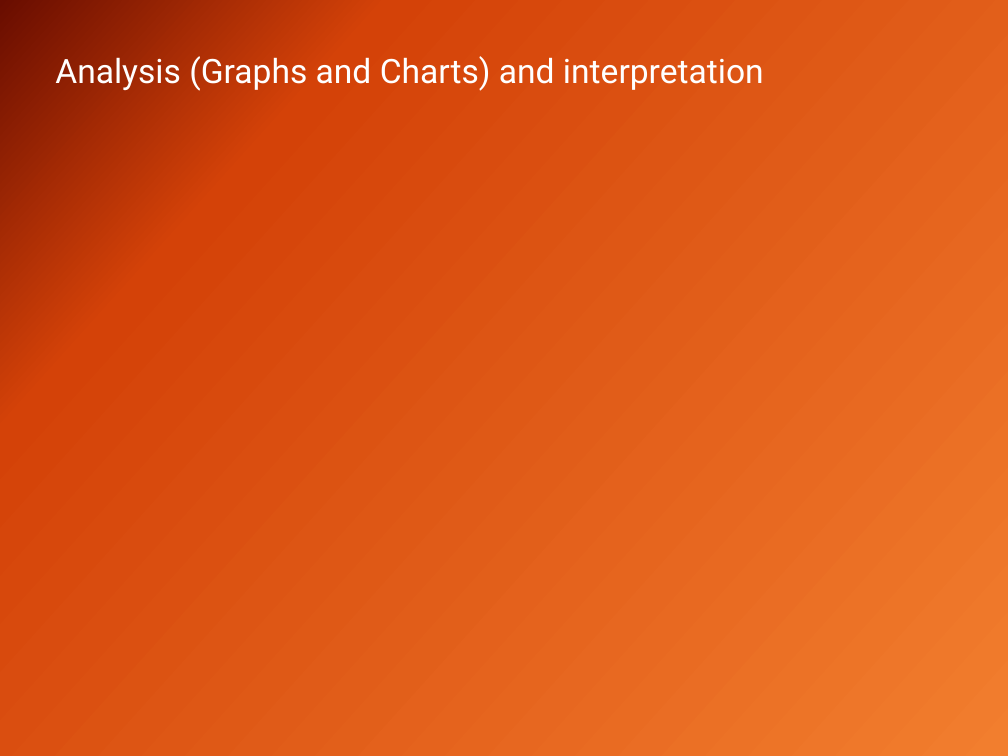
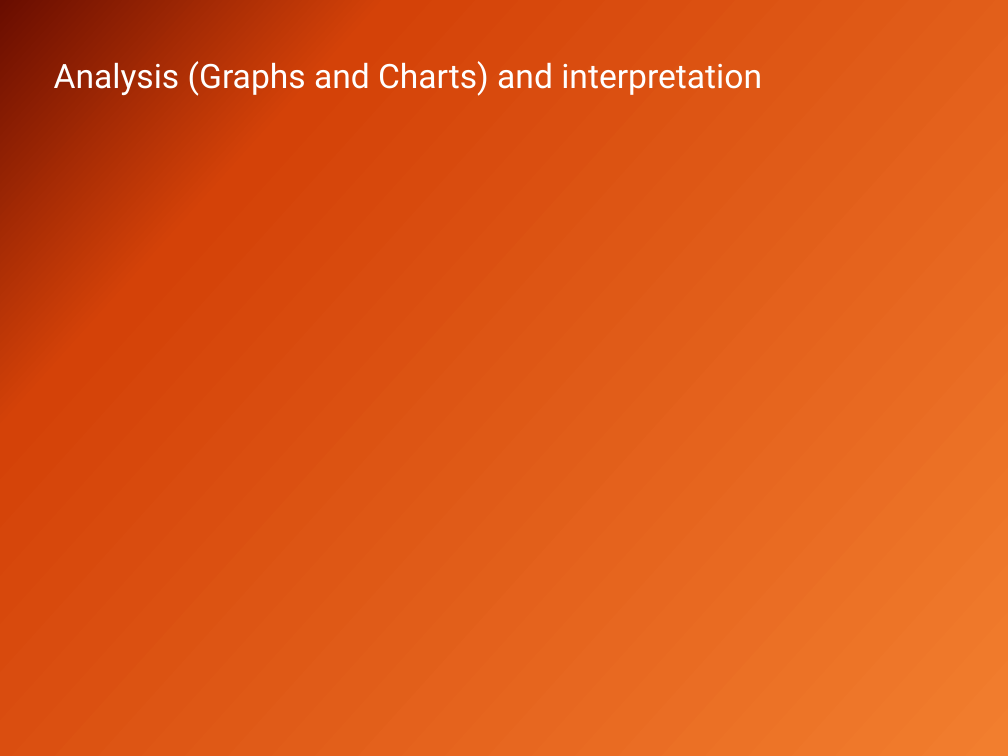
Before and after one commit to hem436/506761, a slide deck: slide 4 of MY CAPSTONE PROJECT-.pptx. Drawn at 1008x756 pixels with LibreOffice and Linux fonts; fonts in the diff are those of the drawing. Boxes give left, top, right and bottom in pixels: in the first picture for what was removed or moved away, otherwise in the second. Text is boxed around its words. In the diff, an @@ line names an element or a change of style, - is before the commit and + after.

```diff
--- a/MY CAPSTONE PROJECT-.pptx
+++ b/MY CAPSTONE PROJECT-.pptx
@@ title "Analysis (Graphs and Charts) and ...": place and size @@
-title "Analysis (Graphs and Charts) and ..." at (55, 56, 764, 91)
+title "Analysis (Graphs and Charts) and ..." at (54, 61, 762, 96)
```
Also in this commit, not shown: 3 other slides changed.
